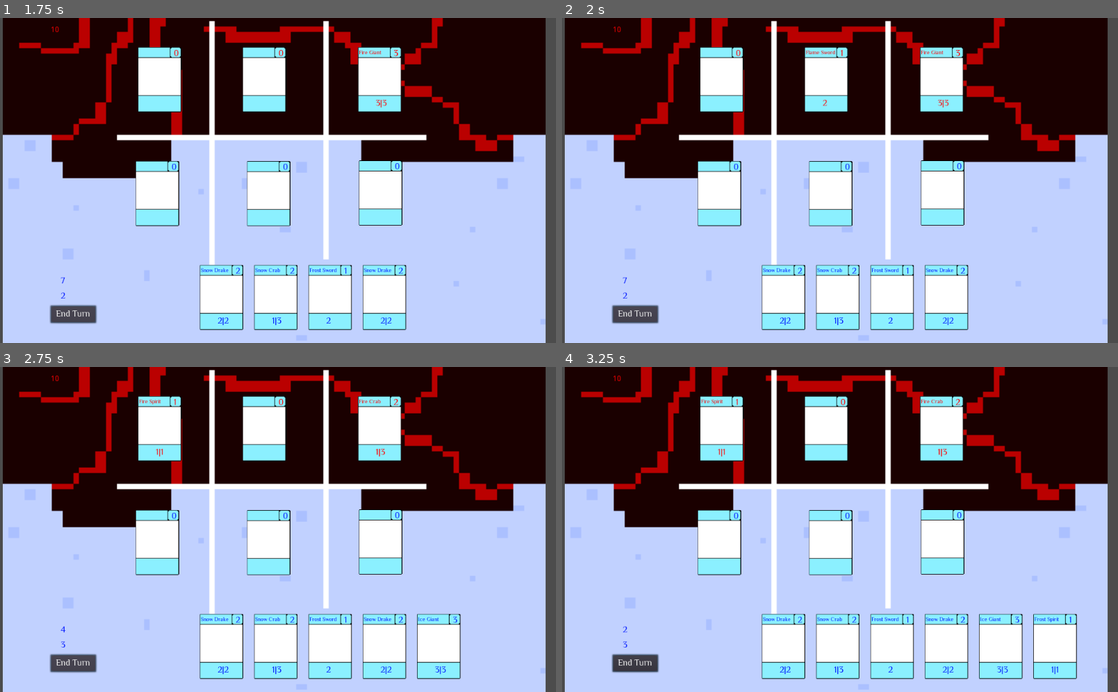
Above: before the commit, frames 1-4 (two rows, left to right).
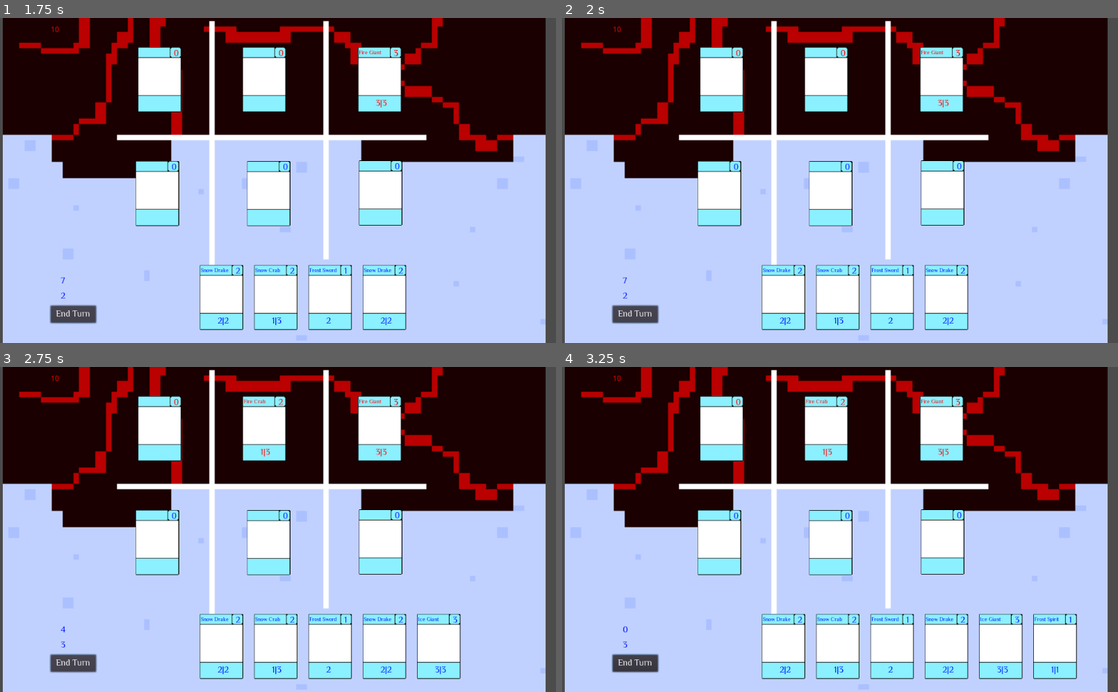
Above: after the commit, the same moments.

Repository: the-alex-g/Frost
Game: Godot game, scene res://Battlefield/Main.tscn
The game is run twice, just before and just after one commit, with the same random seed, the same clock (stepped at 60 frames per second) and the same inputs.
Inputs (mouse positions are in pixels of both pictures, inside the frame that each line leads up to):
- Up to frame 1 (1.75 s): click "End Turn" at 0.5 s; click "End Turn" at 1.25 s
- Up to frame 2 (2 s): no input
- Up to frame 3 (2.75 s): click "End Turn" at 2 s
- Up to frame 4 (3.25 s): tap Enter at 2.75 s; move the mouse to (717, 542) at 2.77 s; click (717, 542) at 2.92 s

Frame 1 is identical in both runs. In frame 2, less than 0.1% of the frame differs, in the area x 43-51%, y 9-28%; in frame 3, 0.2%; in frame 4, 0.2%, in the area x 11-72%, y 9-82%.

Commit message:
Start making enchantments work

Diff:
--- a/Project/Battlefield/Battlefield.gd
+++ b/Project/Battlefield/Battlefield.gd
@@ -12,6 +12,7 @@
 signal damage_done_to_enemy(damage)
 signal cards_died(number)
 signal player_turn
+signal used
 
 func _on_CardOnField_selected():
 	emit_pressed(1)
@@ -28,22 +29,40 @@
 
 func _on_Main_selected_card(card):
 	if lastpressed == 1:
-		card1.damage = card["damage"]
-		card1.health = card["health"]
-		card1.cardname = card["name"]
-		card1.cost = card["cost"]
+		if not card["enchantment"]:
+			card1.damage = card["damage"]
+			card1.health = card["health"]
+			card1.cardname = card["name"]
+			card1.cost = card["cost"]
+			emit_signal("used")
+		elif card["enchantment"] and card1.cardname != "":
+			card1.health += card["health"]
+			card1.damage += card["health"]
+			emit_signal("used")
 		card1.generate_text()
 	elif lastpressed == 2:
-		card2.damage = card["damage"]
-		card2.health = card["health"]
-		card2.cardname = card["name"]
-		card2.cost = card["cost"]
+		if not card["enchantment"]:
+			card2.damage = card["damage"]
+			card2.health = card["health"]
+			card2.cardname = card["name"]
+			card2.cost = card["cost"]
+			emit_signal("used")
+		elif card["enchantment"] and card2.cardname != "":
+			card2.health += card["health"]
+			card2.damage += card["damage"]
+			emit_signal("used")
 		card2.generate_text()
 	elif lastpressed == 3:
-		card3.damage = card["damage"]
-		card3.health = card["health"]
-		card3.cardname = card["name"]
-		card3.cost = card["cost"]
+		if not card["enchantment"]:
+			card3.damage = card["damage"]
+			card3.health = card["health"]
+			card3.cardname = card["name"]
+			card3.cost = card["cost"]
+			emit_signal("used")
+		elif card["enchantment"] and card3.cardname != "":
+			card3.health += card["health"]
+			card3.damage += card["damage"]
+			emit_signal("used")
 		card3.generate_text()
 
 func _on_Main_attack():
@@ -90,22 +109,38 @@
 	var played1:bool = false
 	var played2:bool = false
 	var played3:bool = false
-	if choice == 1:
-		played1 = c1p1(card)
-		played2 = c1p2(card)
-		played3 = c1p3(card)
-	elif choice == 2:
-		played1 = c2p1(card)
-		played2 = c2p2(card)
-		played3 = c2p3(card)
-	if not played1 and not played2 and not played3:
-		var choice2 = int(round(rand_range(1,3)))
-		if choice2 == 1:
-			gen1(card)
-		elif choice2 == 2:
-			gen2(card)
-		elif choice2 == 3:
-			gen3(card)
+	if not card["enchantment"]:
+		if choice == 1:
+			played1 = c1p1(card)
+			played2 = c1p2(card)
+			played3 = c1p3(card)
+		elif choice == 2:
+			played1 = c2p1(card)
+			played2 = c2p2(card)
+			played3 = c2p3(card)
+		if not played1 and not played2 and not played3:
+			var choice2 = int(round(rand_range(1,3)))
+			if choice2 == 1:
+				gen1(card)
+			elif choice2 == 2:
+				gen2(card)
+			elif choice2 == 3:
+				gen3(card)
+	elif card["enchantment"]:
+		var slot1:bool = true if enemy1.cardname != "" else false
+		var slot2:bool = true if enemy2.cardname != "" else false
+		var slot3:bool = true if enemy3.cardname != "" else false
+		if slot1 and slot2 and slot3:
+			var choice2:int = int(round(rand_range(1,3)))
+			if choice2 == 1:
+				enemy1.health += card["health"]
+				enemy1.damage += card["damage"]
+			elif choice2 == 2:
+				enemy2.health += card["health"]
+				enemy2.damage += card["damage"]
+			elif choice2 == 3:
+				enemy3.damage += card["damage"]
+				enemy3.health += card["health"]
 
 func c1p1(card):
 	if card1.damage < card2.damage and card1.damage < card3.damage:
--- a/Project/Battlefield/Main.gd
+++ b/Project/Battlefield/Main.gd
@@ -20,7 +20,6 @@
 func _on_Battlefield_pressed():
 	if not selected.empty():
 		emit_signal("selected_card", selected)
-		emit_signal("used", index)
 		selected = {}
 
 func _on_Player_next_pressed():
@@ -43,3 +42,6 @@
 
 func _on_Battlefield_cards_died(number):
 	emit_signal("cards_died", number)
+
+func _on_Battlefield_used():
+	emit_signal("used", index)
--- a/Project/Battlefield/Main.tscn
+++ b/Project/Battlefield/Main.tscn
@@ -27,6 +27,7 @@
 [connection signal="damage_done_to_player" from="Battlefield" to="." method="_on_Battlefield_damage_done_to_player"]
 [connection signal="player_turn" from="Battlefield" to="." method="_on_Battlefield_player_turn"]
 [connection signal="pressed" from="Battlefield" to="." method="_on_Battlefield_pressed"]
+[connection signal="used" from="Battlefield" to="." method="_on_Battlefield_used"]
 [connection signal="next_pressed" from="Player" to="." method="_on_Player_next_pressed"]
 [connection signal="selected" from="Player" to="." method="_on_Player_selected"]
 [connection signal="played" from="Enemy" to="." method="_on_Enemy_played"]
--- a/Project/Enemy/Enemy.gd
+++ b/Project/Enemy/Enemy.gd
@@ -12,9 +12,9 @@
 var type
 var cards_in_hand:Array = []
 var deck:Array = [
-	{"name":"Flame Sword", "damage":2, "cost":1, "health":0, "number":3}, {"name":"Fire Spirit", "damage":1, "health":1, "cost":1, "number":3},
-	{"name":"Flame Wall", "damage":0, "health":2, "cost":1, "number":3}, {"name":"Fire Crab", "damage":1, "health":3, "cost":2, "number":2},
-	{"name":"Fire Drake", "damage":2, "health":2, "cost":2, "number":2}, {"name":"Fire Giant", "damage":3, "health":3, "cost":3, "number":1}
+	{"name":"Flame Sword", "enchantment":true, "damage":2, "cost":1, "health":0, "number":3}, {"name":"Fire Spirit", "enchantment":false, "damage":1, "health":1, "cost":1, "number":3},
+	{"name":"Flame Wall", "enchantment":true, "damage":0, "health":2, "cost":1, "number":3}, {"name":"Fire Crab", "enchantment":false, "damage":1, "health":3, "cost":2, "number":2},
+	{"name":"Fire Drake", "enchantment":false, "damage":2, "health":2, "cost":2, "number":2}, {"name":"Fire Giant", "enchantment":false, "damage":3, "health":3, "cost":3, "number":1}
 ]
 signal played(card)
 signal turn_over
--- a/Project/Player/Player.gd
+++ b/Project/Player/Player.gd
@@ -13,9 +13,9 @@
 var turn:int = 1
 var mana:int = 1
 var deck:Array = [
-	{"name":"Frost Sword", "damage":2, "cost":1, "health":0, "number":3}, {"name":"Frost Spirit", "damage":1, "health":1, "cost":1, "number":3},
-	{"name":"Ice Shield", "damage":0, "health":2, "cost":1, "number":3}, {"name":"Snow Crab", "damage":1, "health":3, "cost":2, "number":2},
-	{"name":"Snow Drake", "damage":2, "health":2, "cost":2, "number":2}, {"name":"Ice Giant", "damage":3, "health":3, "cost":3, "number":1}
+	{"name":"Frost Sword", "enchantment":true, "damage":2, "cost":1, "health":0, "number":3}, {"name":"Frost Spirit", "enchantment":false, "damage":1, "health":1, "cost":1, "number":3},
+	{"name":"Ice Shield","enchantment":true, "damage":0, "health":2, "cost":1, "number":3}, {"name":"Snow Crab", "enchantment":false, "damage":1, "health":3, "cost":2, "number":2},
+	{"name":"Snow Drake", "enchantment":false, "damage":2, "health":2, "cost":2, "number":2}, {"name":"Ice Giant", "enchantment":false, "damage":3, "health":3, "cost":3, "number":1}
 ]
 signal selected(card, index)
 signal used(index)
